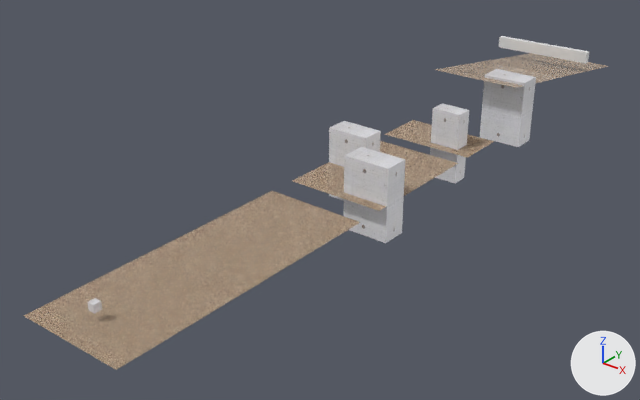
A saved change to the Blender file DirectX12CG/Resources/levels/testLevel.blend.
Before and after are seen from a 50 mm lens placed at (133.8, -123.7, 103.4), pointed at (-13.6, 60.6, -10.9). The axes (+X, +Y, +Z) are drawn at lower right. The lights are the same throughout.
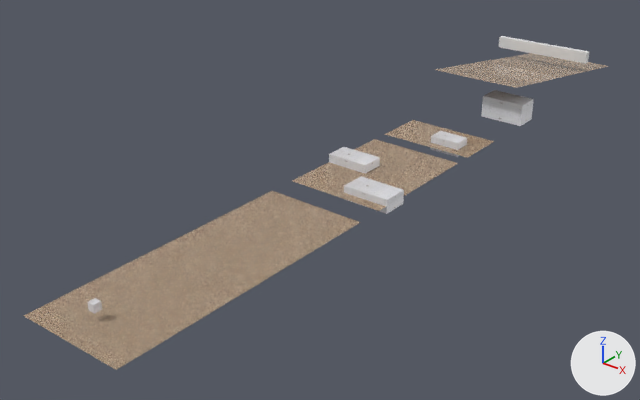
What the commit changed:
Object 'Cube.001' (ob_cube_001) is rescaled from (7.12, 10.9, 3.94) to (7.12, 2.05, 3.94).
Object 'Cube.002' (ob_cube_002) is rescaled from (6.51, 10.8, 3.56) to (6.51, 2.66, 3.56).
Object 'Cube.004' (ob_cube_004) is rescaled from (4.77, 11.2, 2.73) to (4.77, 2.24, 2.73).
Object 'Cube.005' (ob_cube_005) is rescaled from (7.12, 10.9, 3.94) to (7.12, 3.52, 3.94).

Location of each change, [x1, y1, x2, y2] in pixels of the pictures (640 x 400 px):
'Cube.001', rescaled (60% shorter): before [344, 147, 405, 243]; after [344, 176, 404, 214]
'Cube.005', rescaled (53% shorter): before [480, 69, 536, 147]; after [481, 90, 534, 126]
'Cube.002', rescaled: before [329, 121, 381, 201]; after [329, 147, 380, 173]
'Cube.004', rescaled (67% shorter): before [430, 103, 469, 183]; after [430, 131, 467, 157]
